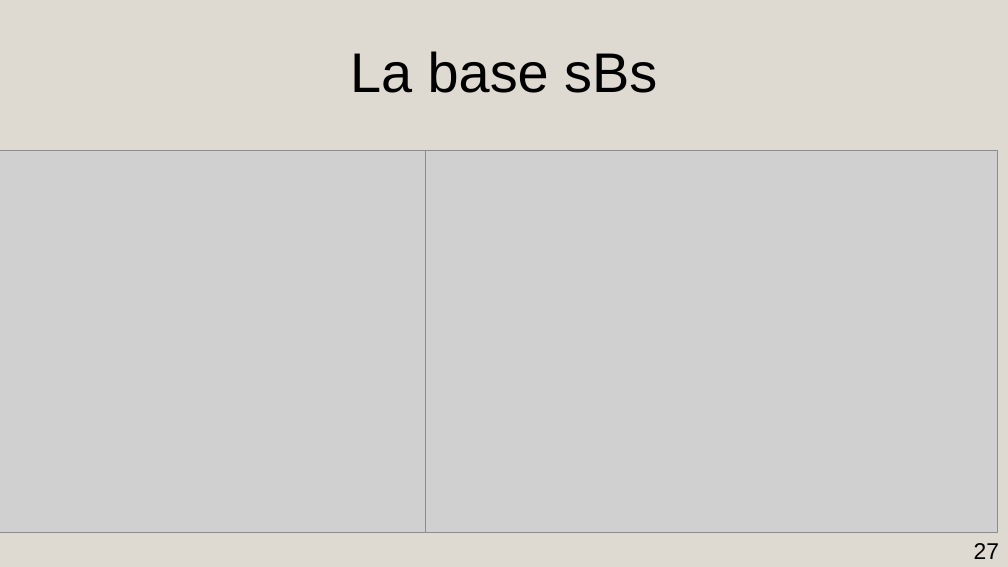
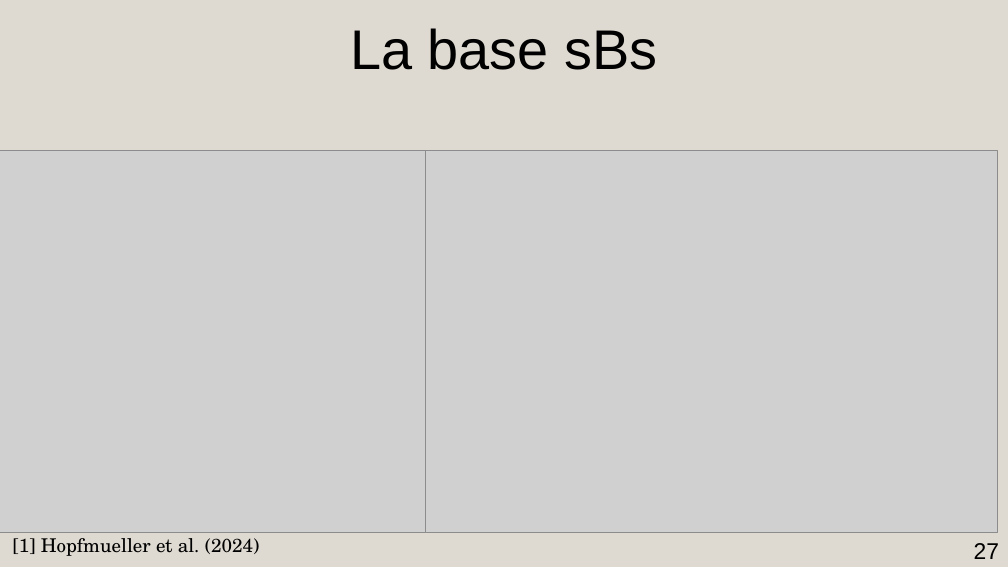
Before and after one commit to AmdaU/presentations, a slide deck: slide 27 of Seminaire/Seminaire.odp. Drawn at 1008x567 pixels with LibreOffice and Linux fonts; fonts in the diff are those of the drawing; grey boxes stand for pictures. Boxes give left, top, right and bottom in pixels: in the first picture for what was removed or moved away, otherwise in the second. Text is boxed around its words. In the diff, an @@ line names an element or a change of style, - is before the commit and + after.

```diff
--- a/Seminaire/Seminaire.odp
+++ b/Seminaire/Seminaire.odp
@@ title "La base sBs": place and size @@
-title "La base sBs" at (350,51,657,93)
+title "La base sBs" at (350,28,657,70)
@@ text added at (13,538,260,556), 14.9 pt, text #000000 @@
+[1] Hopfmueller et al. (2024)
```
Also in this commit, not shown: 2 other slides changed, 3 slides added, 3 slides removed, 9 other files.
